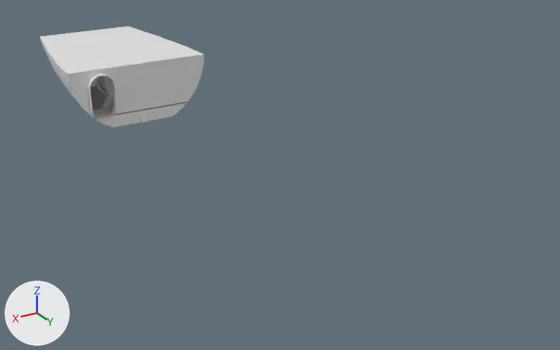
What one commit did to the Blender file ponorka/Engine/Engine.blend.
Both versions are drawn from a camera (50 mm lens) standing at (18.1, 20.7, 11.6) and looking at (-0.3, -9.9, -3.7). Arrows for +X, +Y and +Z are at lower left; the lights stay in place.

Names of what the first picture shows: 'EngineRoom', 'Motor'.
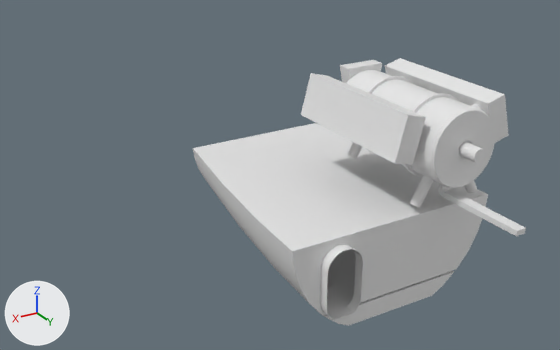
The change, as a list of edits to the scene's bpy script:
```text
Change me_cylinder_002:
    where me_cylinder_002.from_pydata(...)  # 2203 vertices, 2932 faces; spans x -2.61..2.61, y -3.47..5.67, z -2.2..1.58
    used by ob_motor; location = (2.2, -27.19, -1.94)
    me_cylinder_002 part 1: the whole mesh is moved by (0.0, 0.0, 2.01)
Change ob_motor:
    ob_motor.location: (2.2, -27.19, -1.94) -> (0.0, 0.0, 0.0)
Change ob_engineroom:
    ob_engineroom.location: (2.19, 23.29, -0.4) -> (2.19, 47.29, -0.4)
```

Location of each change, (x1, y1, x2, y2) in pixels of the pictures (560 x 350 px):
'EngineRoom', moved: before (40, 26, 204, 127); after (193, 123, 488, 326)
'Motor', moved: before (91, 76, 148, 123); after (301, 58, 526, 236)
